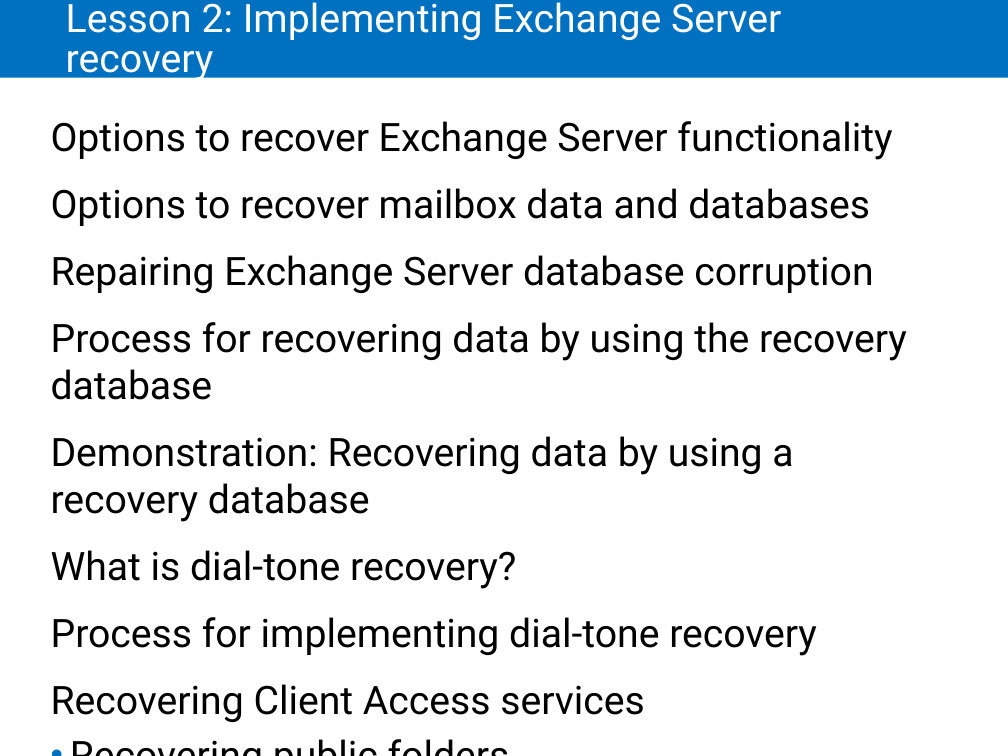
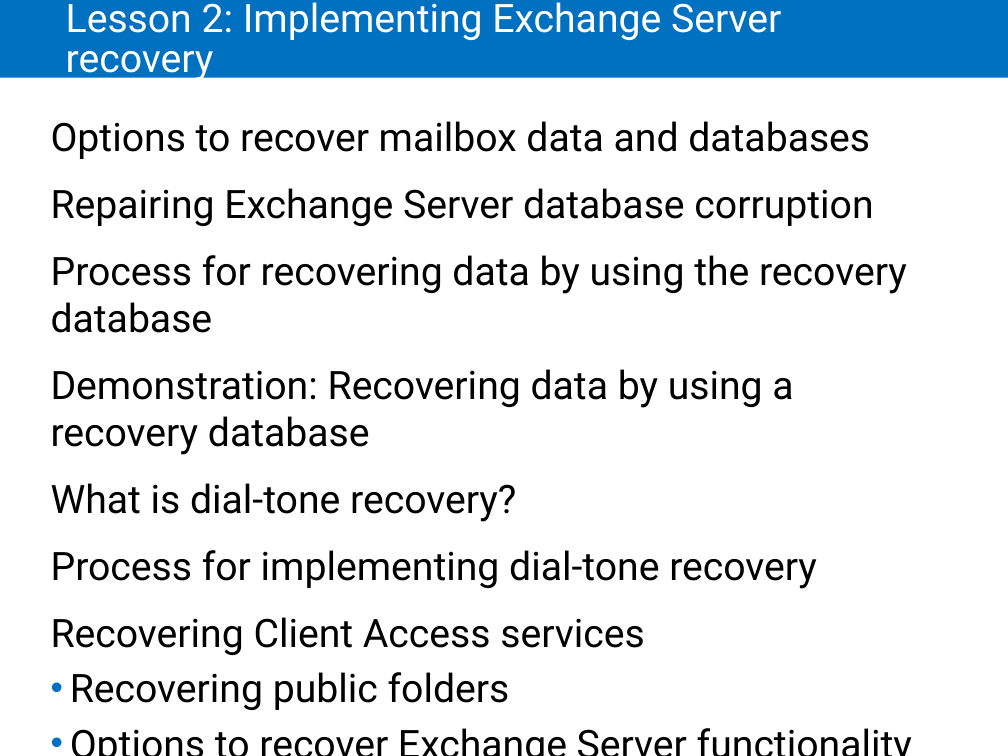
Before and after one commit to EnterpriseTrainingCenter/ExchangeServer, a slide deck: slide 15 of SMEXonprem/Handouts/SMEX-B_09-Implementing disaster recovery for Exchange Server.pptx. Drawn at 1008x756 pixels with LibreOffice and Linux fonts; fonts in the diff are those of the drawing. Boxes give left, top, right and bottom in pixels: in the first picture for what was removed or moved away, otherwise in the second. Text is boxed around its words. In the diff, an @@ line names an element or a change of style, - is before the commit and + after.

```diff
--- a/SMEXonprem/Handouts/SMEX-B_09-Implementing disaster recovery for Exchange Server.pptx
+++ b/SMEXonprem/Handouts/SMEX-B_09-Implementing disaster recovery for Exchange Server.pptx
@@ text at (x1=51, y1=121, x2=907, y2=710): text changed @@
-• Options to recover Exchange Server functionality
-  Options to recover mailbox data and databases
-  Repairing Exchange Server database corruption
-  Process for recovering data by using the recovery database
-  Demonstration: Recovering data by using a recovery database
-  What is dial-tone recovery?
-  Process for implementing dial-tone recovery
-  Recovering Client Access services
-  Recovering public folders
+• Options to recover mailbox data and databases
+  Repairing Exchange Server database corruption
+  Process for recovering data by using the recovery database
+  Demonstration: Recovering data by using a recovery database
+  What is dial-tone recovery?
+  Process for implementing dial-tone recovery
+  Recovering Client Access services
+  Recovering public folders
+• Options to recover Exchange Server functionality
```
Also in this commit, not shown: 14 other files.
